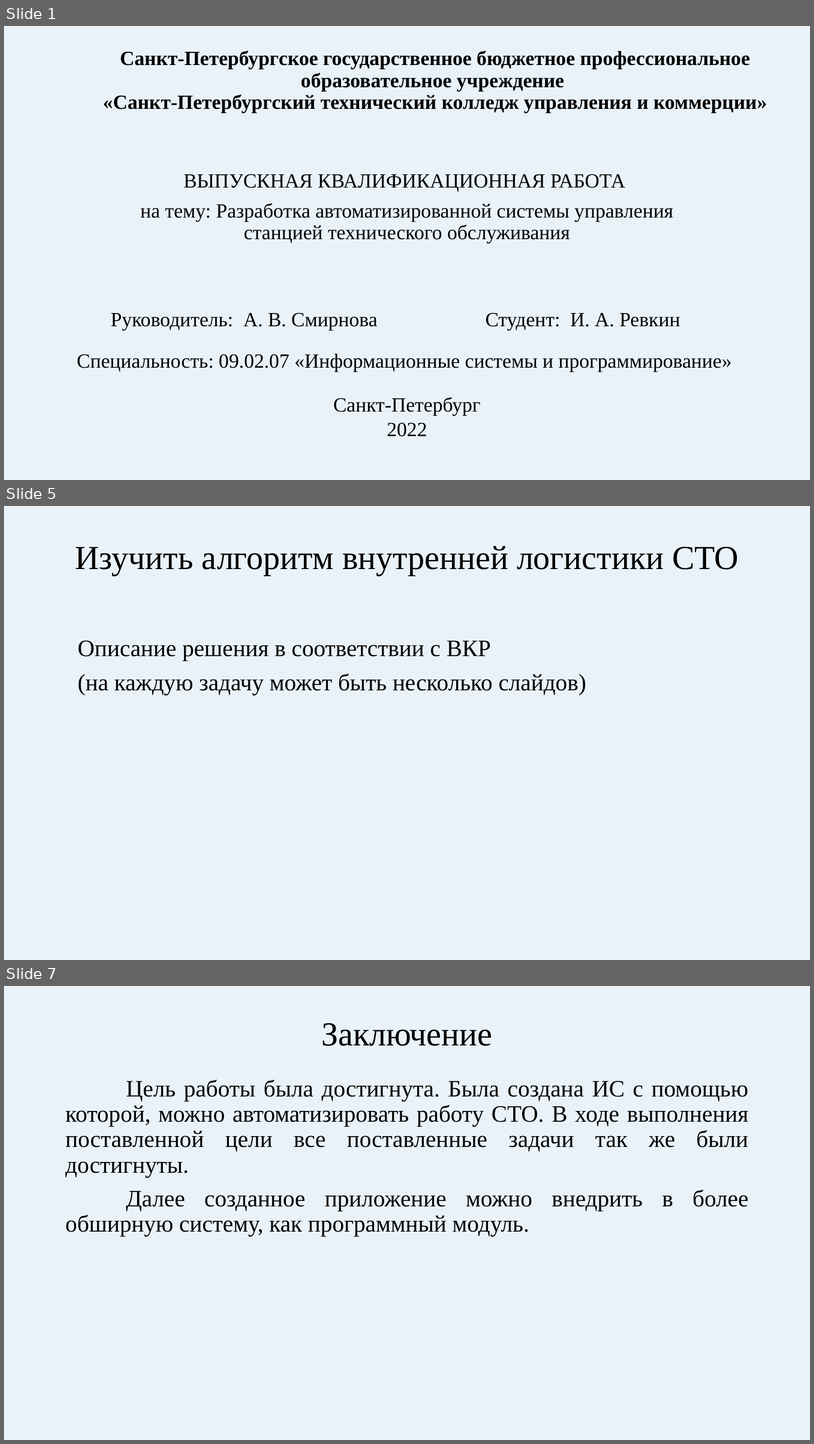
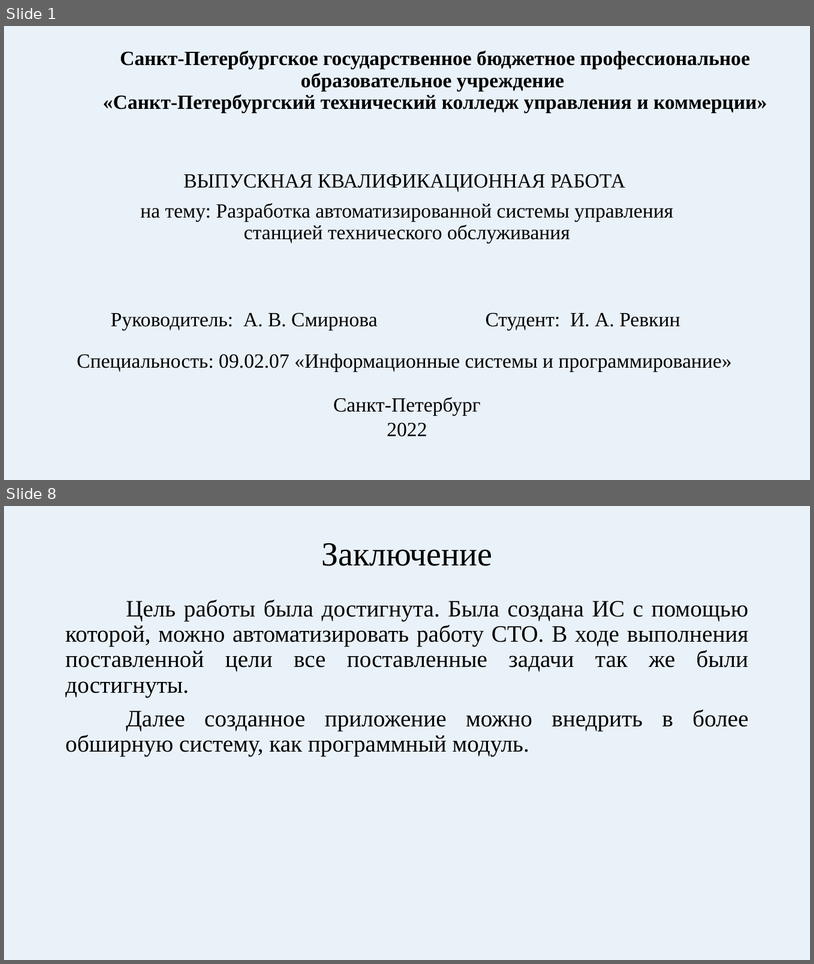
Before and after one commit to IlyaRevkin/VFCS, a slide deck: Отчёт/Создание ИС для автоматизации работы СТО.pptx. Shown one above the other, each under a label of ours: slides 1, 5 and 7 before the commit, slides 1 and 8 after it; the slides between them are not shown. The pictures are 814x1444 and 814x964 pixels, drawn with LibreOffice and Linux fonts; fonts in the diff are those of the drawing. Boxes give left, top, right and bottom in pixels: in the first picture for what was removed or moved away, otherwise in the second. Text is boxed around its words. In the diff, an @@ line names an element or a change of style, - is before the commit and + after.

```diff
--- a/Отчёт/Создание ИС для автоматизации работы СТО.pptx
+++ b/Отчёт/Создание ИС для автоматизации работы СТО.pptx
@@ slide 5 removed at bbox=[4, 506, 810, 960], background #BDD7EE at 31% opacity @@
@@ title removed at bbox=[75, 546, 739, 576] @@
-Изучить алгоритм внутренней логистики СТО
@@ text removed at bbox=[78, 640, 587, 694] @@
-Описание решения в соответствии с ВКР
-(на каждую задачу может быть несколько слайдов)
@@ what was slide 7 is now slide 8 @@
```
Also in this commit, not shown: 4 slides changed, 2 slides added, 32 other files.
